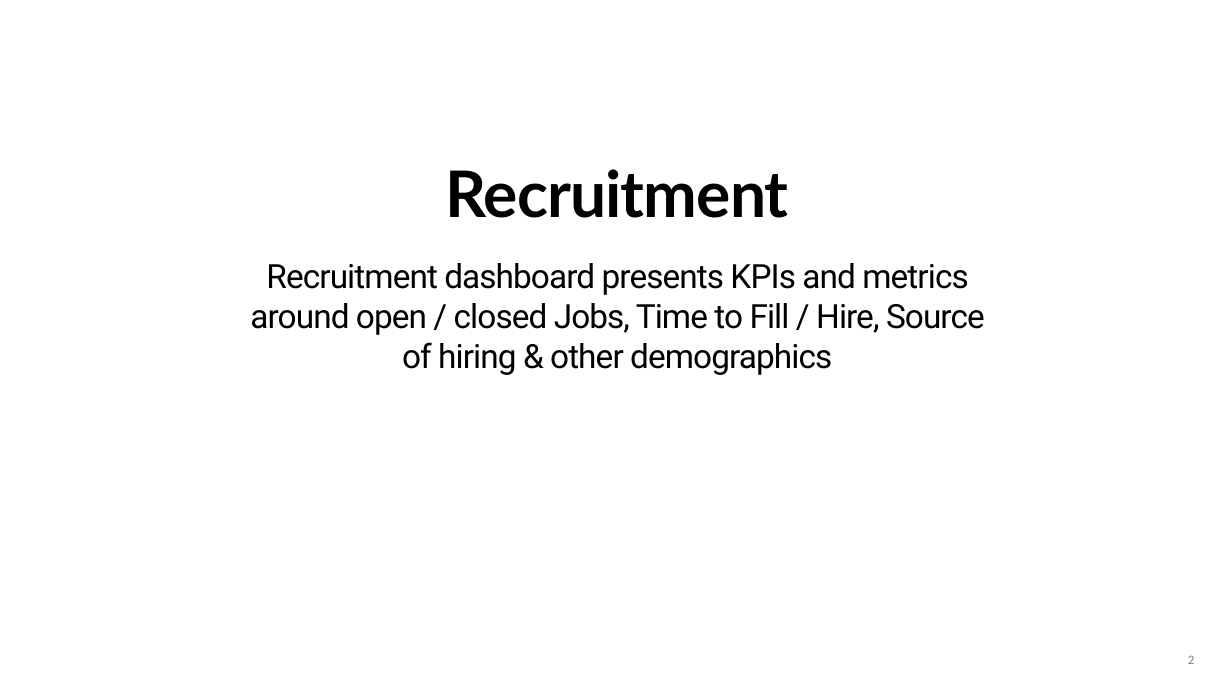
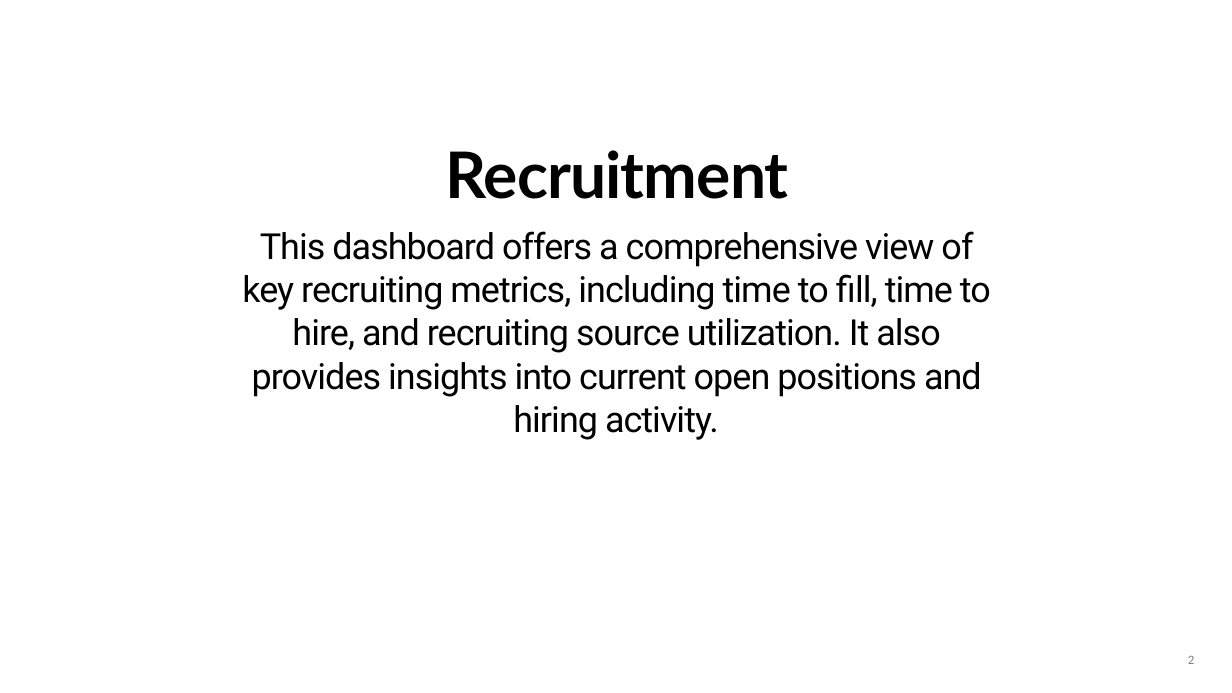
Before and after one commit to anup-jana/PowerBI, a slide deck: slide 2 of Banner & Images.pptx. Drawn at 1232x693 pixels with LibreOffice and Linux fonts; fonts in the diff are those of the drawing; background and template pictures are left out. Boxes give left, top, right and bottom in pixels: in the first picture for what was removed or moved away, otherwise in the second. Text is boxed around its words. In the diff, an @@ line names an element or a change of style, - is before the commit and + after.

```diff
--- a/Banner & Images.pptx
+++ b/Banner & Images.pptx
@@ title "Recruitment": place and size @@
-title "Recruitment" at box(446, 169, 789, 218)
+title "Recruitment" at box(446, 150, 789, 199)
@@ text at box(242, 231, 991, 440): text changed; size 26 to 28 pt @@
-Recruitment dashboard presents KPIs and metrics around open / closed Jobs, Time to Fill / Hire, Source of hiring & other demographics
+This dashboard offers a comprehensive view of key recruiting metrics, including time to fill, time to hire, and recruiting source utilization. It also provides insights into current open positions and hiring activity.
```
Also in this commit, not shown: 2 other slides changed.
